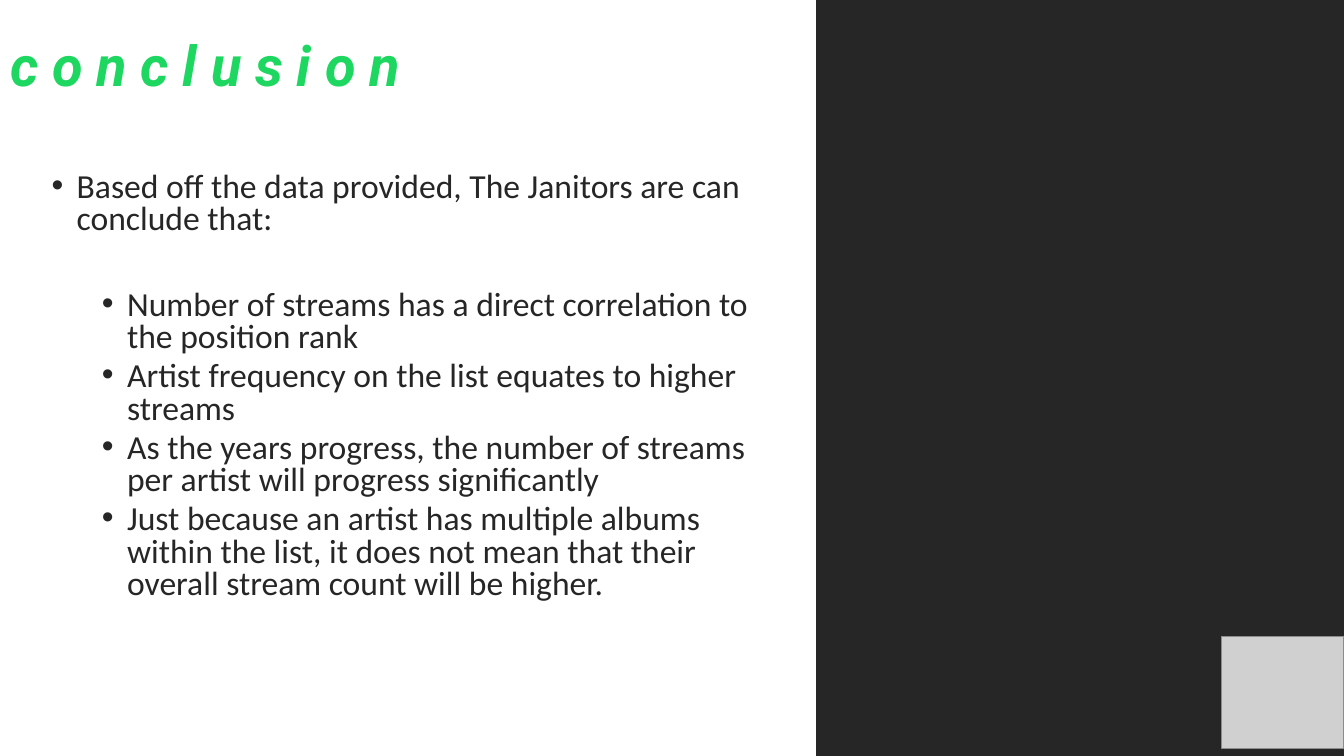
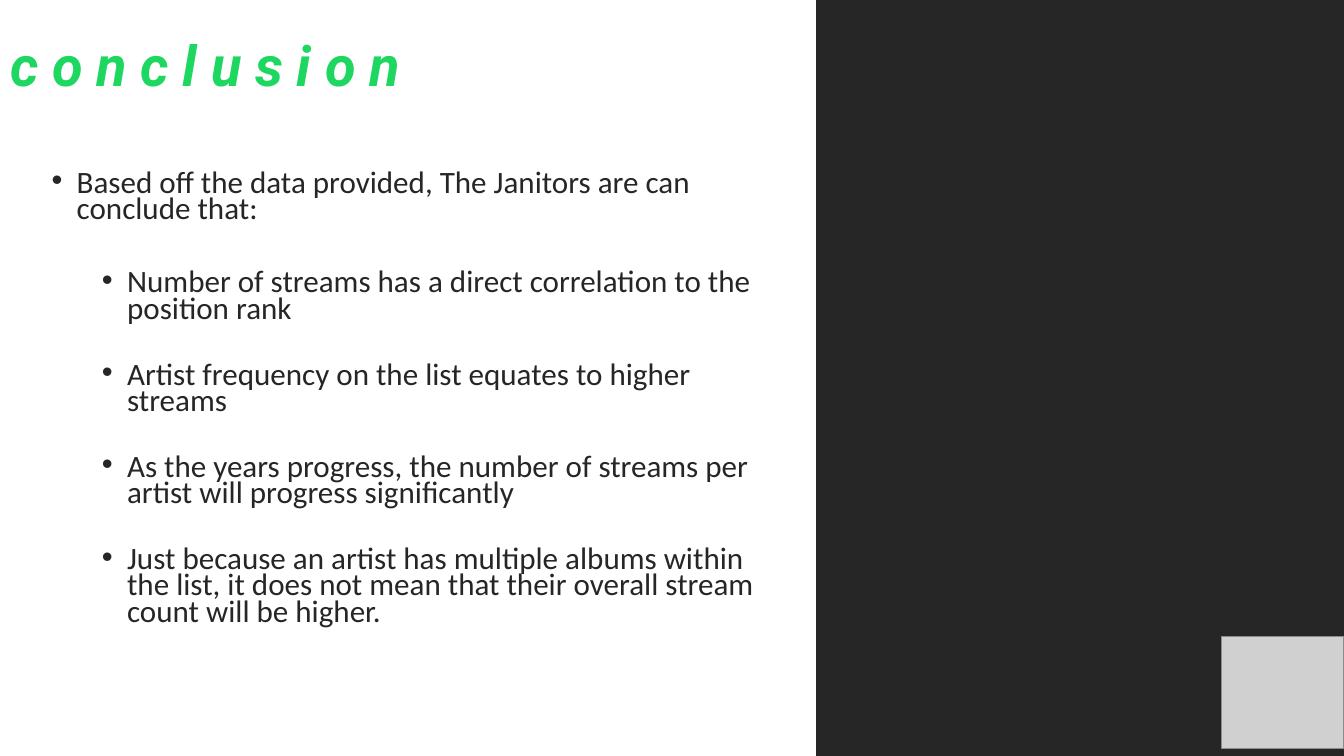
Before and after one commit to iastanehasl/Project-One, a slide deck: slide 18 of Spotipy Presentation 10.27.pptx (slide 14 before the commit). Drawn at 1344x756 pixels with LibreOffice and Linux fonts; fonts in the diff are those of the drawing; grey boxes stand for pictures. Boxes give left, top, right and bottom in pixels: in the first picture for what was removed or moved away, otherwise in the second. Text is boxed around its words. In the diff, an @@ line names an element or a change of style, - is before the commit and + after.

```diff
--- a/Spotipy Presentation 10.27.pptx
+++ b/Spotipy Presentation 10.27.pptx
@@ text "Based off the data provided, ..." at box(77, 171, 753, 628): size 24 to 22.2 pt; line spacing 0.8 to 0.7 @@
```
Also in this commit, not shown: 7 other slides changed, 4 slides added, 1 other file.
